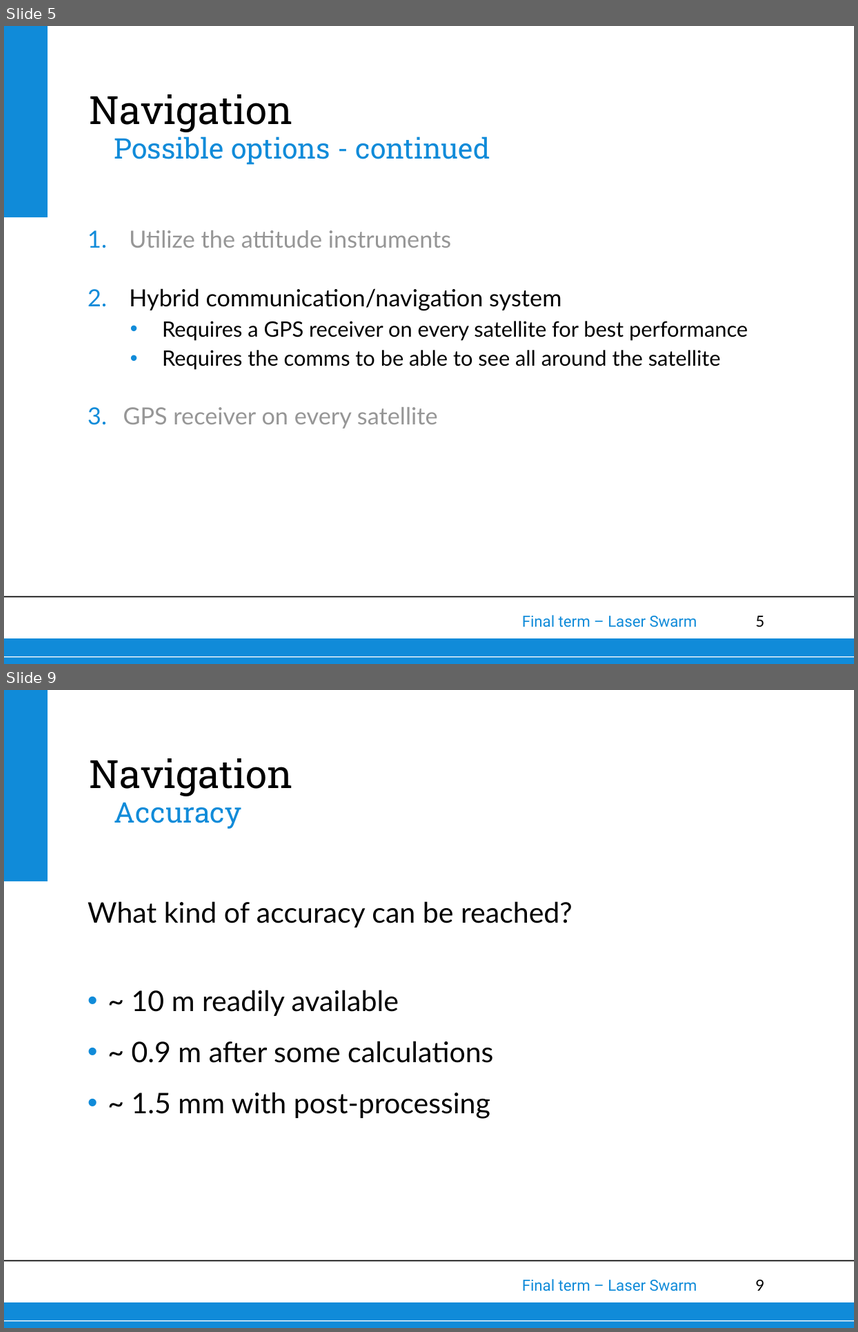
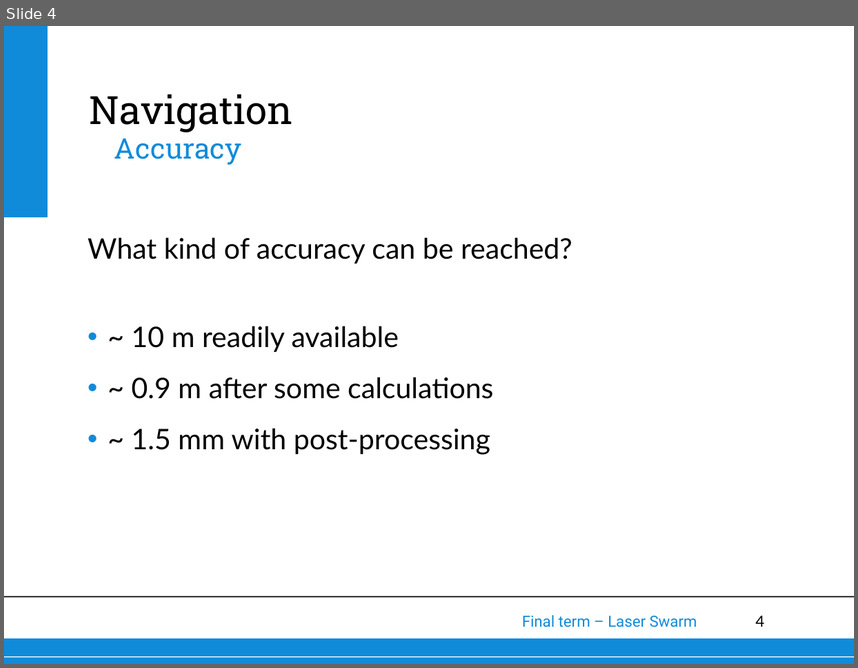
Before and after one commit to thewisenerd/laser-swarm, a slide deck: finalPresentation/subsections/Navigation.ppt. Shown one above the other, each under a label of ours: slides 5 and 9 before the commit, slide 4 after it; the slides between them are not shown. The pictures are 858x1332 and 858x668 pixels, drawn with LibreOffice and Linux fonts; fonts in the diff are those of the drawing; background and template pictures are left out. Boxes give left, top, right and bottom in pixels: in the first picture for what was removed or moved away, otherwise in the second. Text is boxed around its words. In the diff, an @@ line names an element or a change of style, - is before the commit and + after.

```diff
--- a/finalPresentation/subsections/Navigation.ppt
+++ b/finalPresentation/subsections/Navigation.ppt
@@ slide 5 removed at (4,26,854,664), background #FFFFFF; not listed: 6 template elements that a slide beside it also shows @@
@@ title removed at (90,94,293,132) @@
-Navigation
@@ text removed at (114,136,490,165) @@
-Possible options - continued
@@ text removed at (123,230,748,428) @@
-1. Utilize the attitude instruments
-2. Hybrid communication/navigation system
-  • Requires a GPS receiver on every satellite for best performance
-  • Requires the comms to be able to see all around the satellite
-3. GPS receiver on every satellite
@@ what was slide 9 is now slide 4 @@
@@ page number at (755,615,764,626): text changed @@
-9
+4
```
Also in this commit, not shown: 3 slides changed, 5 other slides removed, 1 other file.
